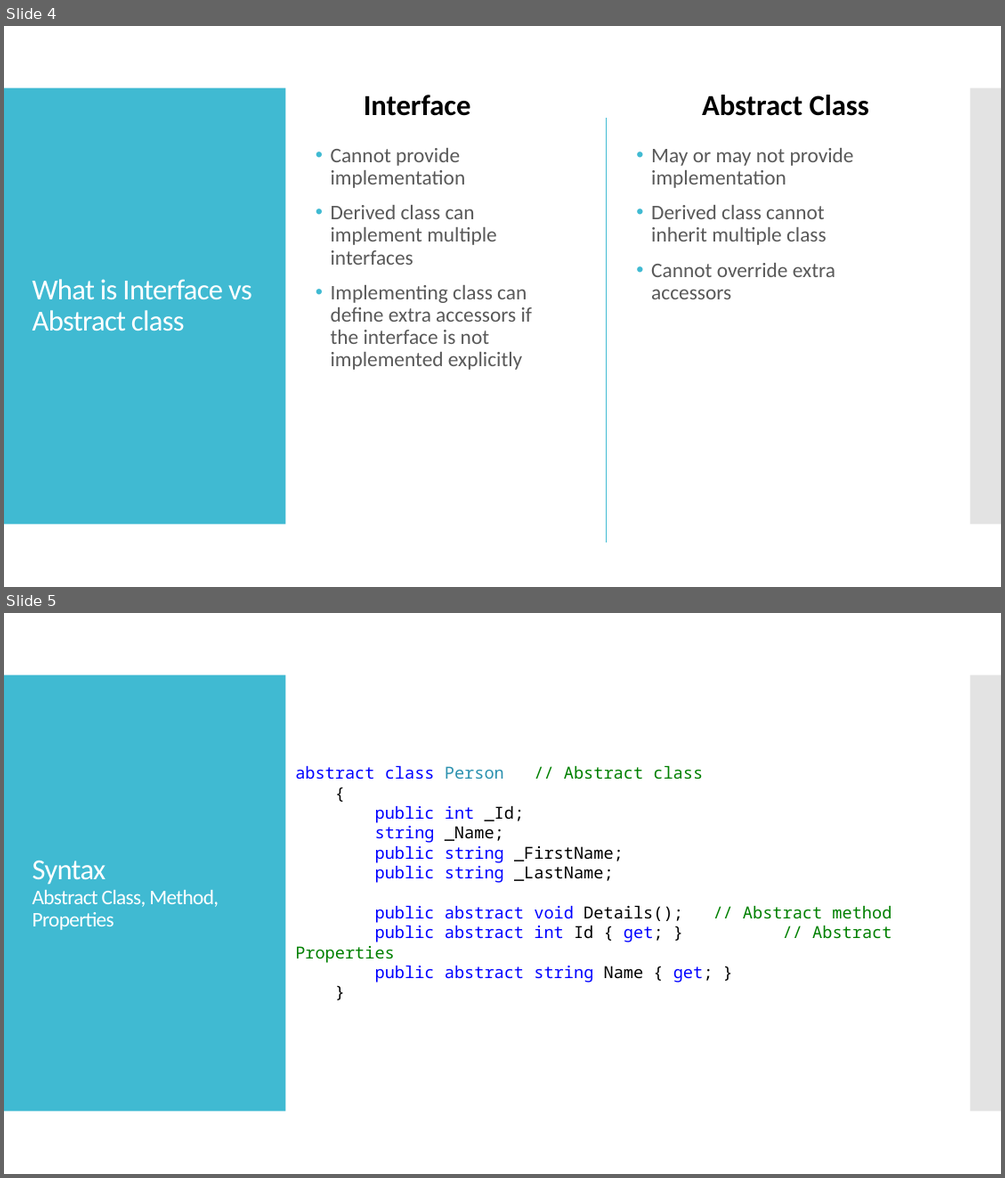
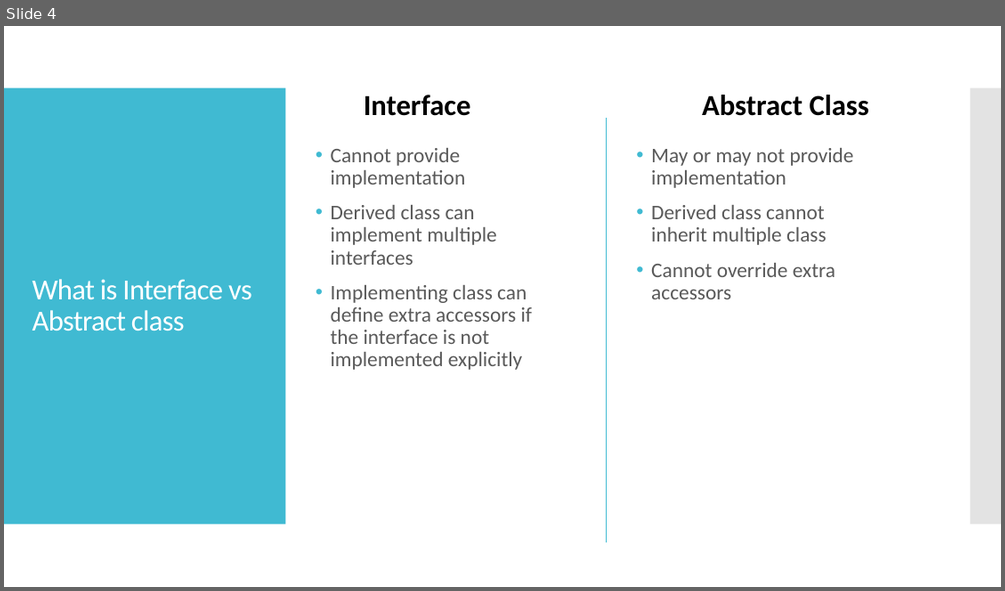
Before and after one commit to courseing/csharp-training, a slide deck: PPTs/C Sharp - Interface.pptx. Shown one above the other, each under a label of ours: slides 4 and 5 before the commit, slide 4 after it. The pictures are 1005x1178 and 1005x591 pixels, drawn with LibreOffice and Linux fonts; fonts in the diff are those of the drawing. Boxes give left, top, right and bottom in pixels: in the first picture for what was removed or moved away, otherwise in the second. Text is boxed around its words. In the diff, an @@ line names an element or a change of style, - is before the commit and + after.

```diff
--- a/PPTs/C Sharp - Interface.pptx
+++ b/PPTs/C Sharp - Interface.pptx
@@ slide 5 removed at [4, 613, 1001, 1174], background #FFFFFF; not listed: 2 template elements that a slide beside it also shows @@
@@ text removed at [295, 765, 891, 982] @@
-abstract class Person // Abstract class
-{
-public int _Id;
-string _Name;
-public string _FirstName;
-public string _LastName;
-public abstract void Details(); // Abstract method
-public abstract int Id { get; } // Abstract Properties
-public abstract string Name { get; }
-}
@@ title removed at [32, 860, 218, 930] @@
-Syntax
-Abstract Class, Method, Properties
```
Also in this commit, not shown: 2 slides changed, 1 slide added.
